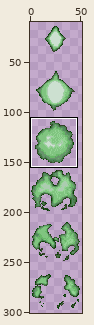
Sprite sheet, stored at Project/Game/graphics/neutral/missiles/pdriphit.png. The first picture is a wide view before the edit; the outline marks the close-up.
Close-up. The starting point:
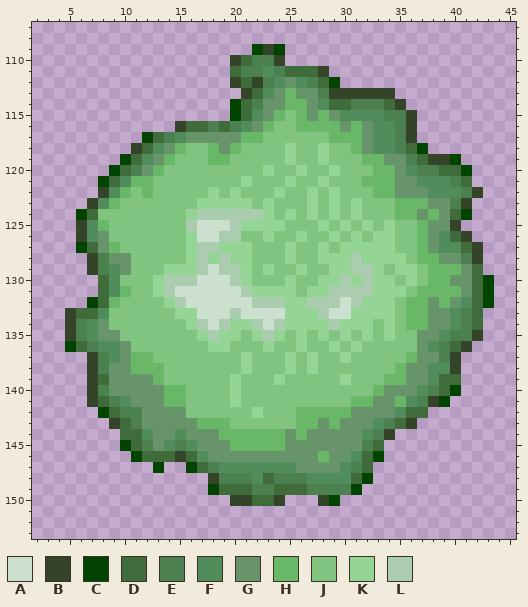
The file is 52x312 pixels. Colours within 5 levels of each other are drawn and written as one. Shown: x 2..45, y 107..153. The wide view leaves out empty margins. The commit also changed other parts of the picture, which this record leaves out.
Palette (. is transparent): A #cce0d0  B #344428  C #004400  D #406c3c  E #4c8050  F #508c5c  G #68946c  H #68b868  J #80c480  K #94d494  L #acccb0
The result:
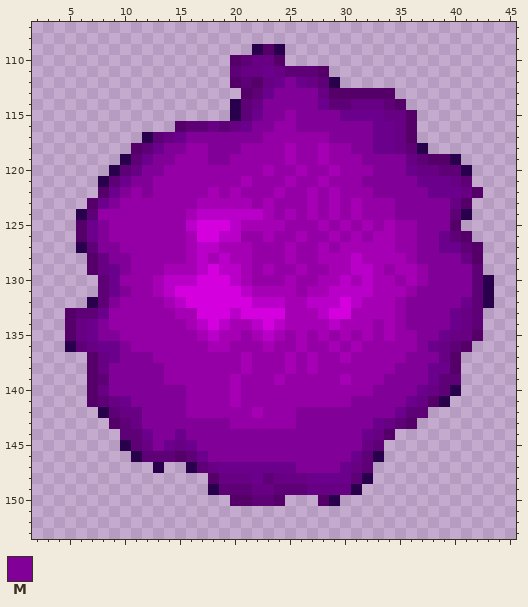
Colours new in this view: M #800098
Diff:
Colour A changes from #cce0d0 to #d400de.
Colour B changes from #344428 to #540068.
Colour C changes from #004400 to #28004c.
Colour D changes from #406c3c to #5e0076.
Colour E changes from #4c8050 to #680084.
Colour F changes from #508c5c to #6b008d.
Colour J changes from #80c480 to #9400a6.
Colour K changes from #94d494 to #a500b4.
Colour L changes from #acccb0 to #b900c8.
The author changed colour G to colour M in row 112 at x 25; in row 113 at x 24 and 26 to 27; in row 114 at x 23 to 24 and 27; in row 115 at x 23, 27 and 29; in row 116 at x 22, 30 and 32; in row 117 at x 16 to 20 and 32.
The author changed colour G to colour M in row 118 at x 14, 19 and 32; in row 119 at x 13 and 34 to 35; in row 120 at x 12 and 35; in row 121 at x 35 to 36; in row 122 at x 35 to 37; in row 123 at x 38 to 39.
The author changed colour G to colour M in row 124 at x 37 and 39; in row 125 at x 38 to 39; in rows 126 to 127 at x 8 and 38; in row 128 at x 9 to 10 and 39 to 40; in row 129 at x 10 and 41; in row 130 at x 40 to 41.
The author changed colour G to colour M in row 131 at x 41; in row 132 at x 38 and 40; in row 133 at x 38 to 39; in row 134 at x 8 and 38 to 39; in row 135 at x 8 to 9 and 37 to 38; in row 136 at x 10 and 37.
The author changed colour G to colour M in row 137 at x 10 and 37 to 38; in row 138 at x 9 to 10 and 36 to 37; in row 139 at x 9 to 12 and 36 to 37; in row 140 at x 9 to 13 and 34 to 36; in row 141 at x 11 to 13 and 33 to 34; in row 142 at x 12 to 15 and 31 to 34.
The author changed colour G to colour M in row 143 at x 12 to 16, 28 and 30 to 32; in row 144 at x 13 to 14, 16 to 18, 25 and 27 to 31; in row 145 at x 13, 17 to 19 and 25 to 31; in row 146 at x 18 to 27 and 29 to 30; in row 147 at x 26 to 29.
The author changed colour H to colour M in row 113 at x 25; in row 114 at x 25 to 26; in row 115 at x 24, 26 and 28; in row 116 at x 23, 26 to 29 and 31; in row 117 at x 21 to 22 and 29 to 31; in row 118 at x 15, 18, 20 and 31.
The author changed colour H to colour M in row 119 at x 14, 18 to 19 and 32 to 33; in row 120 at x 13 and 33 to 34; in row 121 at x 11 to 12 and 32 to 34; in row 122 at x 10, 12 and 33 to 34; in row 123 at x 9 and 35 to 37; in row 124 at x 35 to 36 and 38.
The author changed colour H to colour M in row 125 at x 8 and 37; in row 126 at x 37; in row 127 at x 9 and 37; in row 128 at x 37 to 38; in row 129 at x 38 to 40; in row 130 at x 38 to 39.
The author changed colour H to colour M in row 131 at x 10 and 37 to 40; in row 132 at x 9, 36 to 37 and 39; in rows 133 to 134 at x 36 to 37; in row 137 at x 11 to 12 and 36; in row 138 at x 11 to 13 and 35; in row 139 at x 13 and 34 to 35.
The author changed colour H to colour M in row 140 at x 14 to 15 and 33; in row 141 at x 14 to 15, 31 to 32 and 35; in row 142 at x 26 to 30; in row 143 at x 17 to 19, 26 to 27 and 29; in row 144 at x 19 to 24 and 26; in row 145 at x 20 to 24.
The author changed colour H to colour M in row 146 at x 28.
Changed places in both close-ups, as pixel boxes (x1, y1, x2, y2):
changed: (65, 44, 494, 506)
